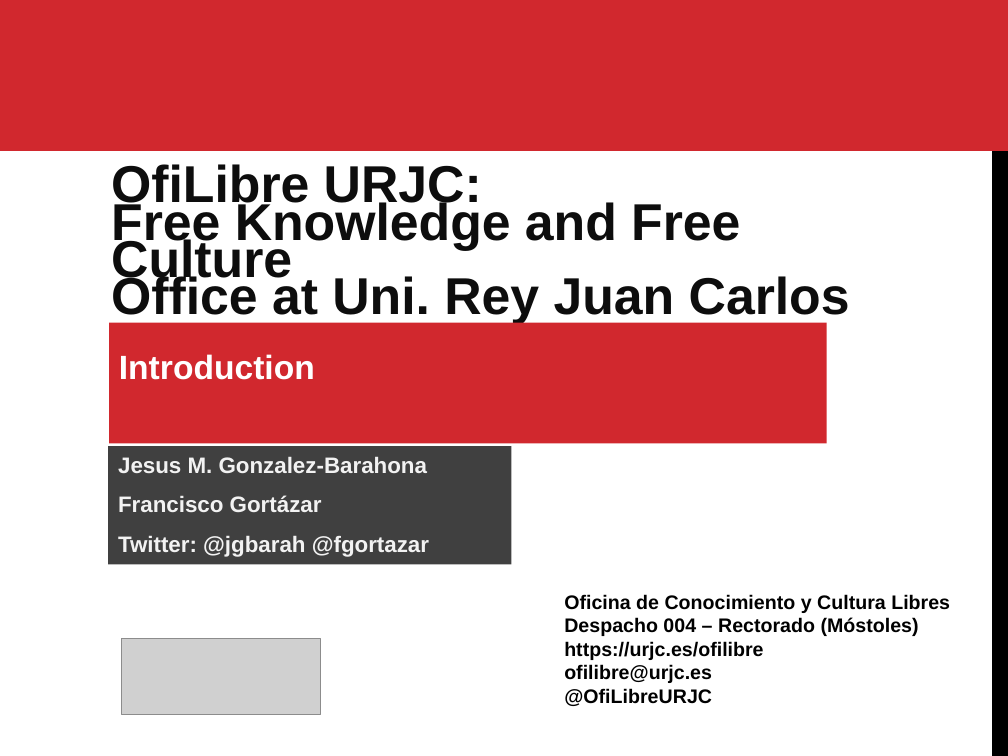
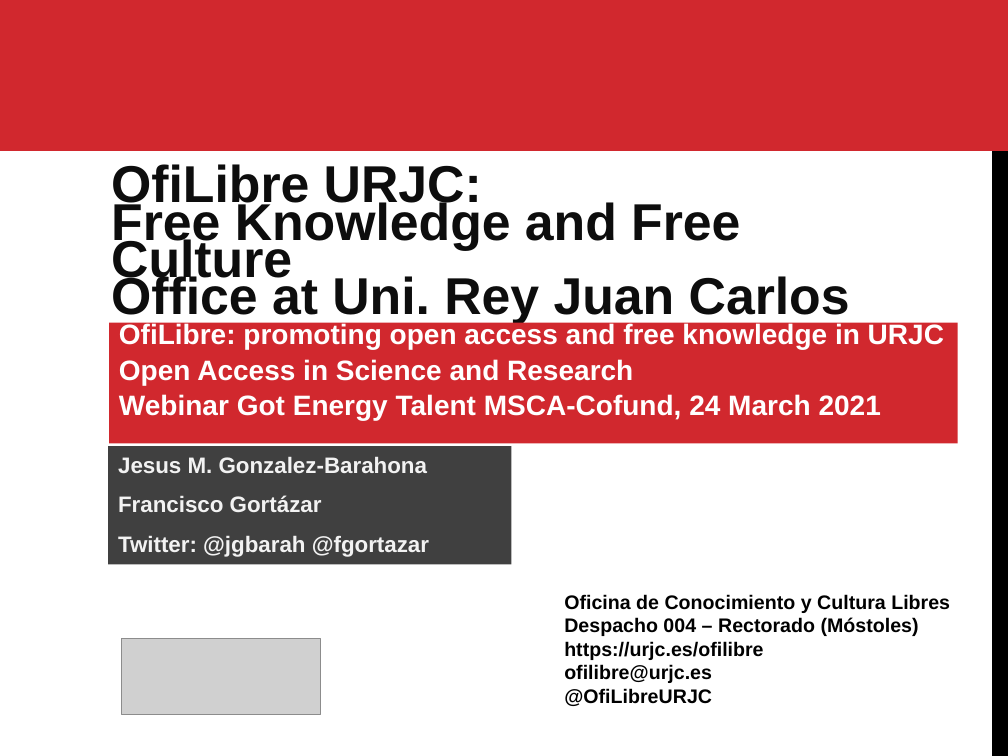
Before and after one commit to gabrielIzquierdo/OfiLibreGabri.github.io, a slide deck: slide 1 of transpas/ofilibre/Ofilibre-presentacion-en.odp. Drawn at 1008x756 pixels with LibreOffice and Linux fonts; fonts in the diff are those of the drawing; grey boxes stand for pictures. Boxes give left, top, right and bottom in pixels: in the first picture for what was removed or moved away, otherwise in the second. Text is boxed around its words. In the diff, an @@ line names an element or a change of style, - is before the commit and + after.

Commit message:
Versión mejorada de la presentación de la OfiLibre en inglés

```diff
--- a/transpas/ofilibre/Ofilibre-presentacion-en.odp
+++ b/transpas/ofilibre/Ofilibre-presentacion-en.odp
@@ rectangle removed at box(109, 323, 827, 444) @@
-Introduction
@@ rectangle added at box(109, 323, 958, 444), fill #D1282E, 20 pt, text #FFFFFF, bold @@
+OfiLibre: promoting open access and free knowledge in URJC
+Open Access in Science and Research
+Webinar Got Energy Talent MSCA-Cofund, 24 March 2021
```
Also in this commit, not shown: 12 other slides changed, 21 slides added, 1 other file.
